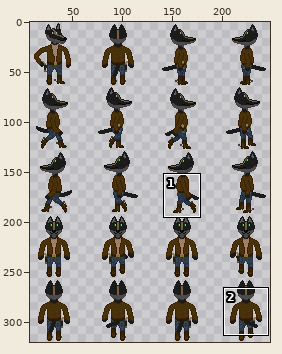
Sprite sheet: textures/character/kalin_spritesheet.png. Above: a wide view before the commit, with the close-up outlined.
Close-up. Before:
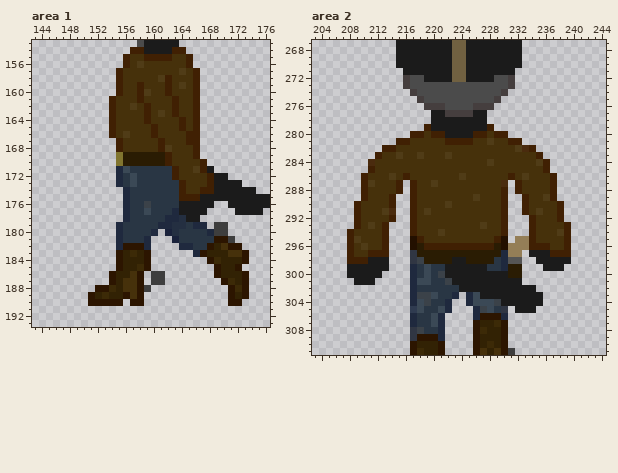
The file is 256x320 pixels. Colours within 5 levels of each other are drawn and written as one. Shown: area 1: x 143..176, y 153..193; area 2: x 203..244, y 267..311. The wide view leaves out empty margins. The commit also changed other parts of the picture, which this record leaves out.
New version:
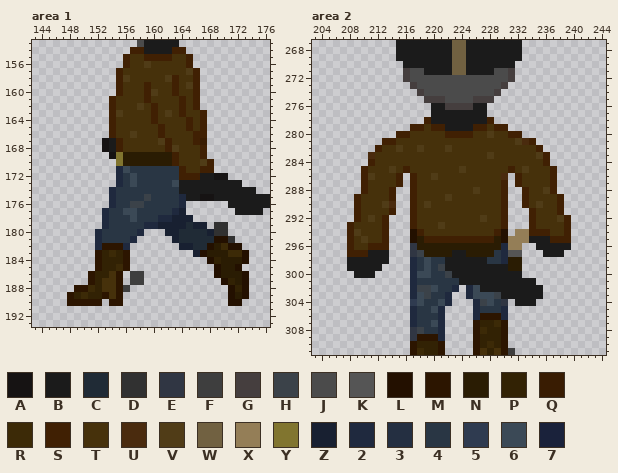
Palette (. is transparent): A #161313  B #1b1b1b  C #202b36  D #313131  E #303643  F #3e3e3e  G #453e3e  H #3b4249  J #4b4b4b  K #555555  L #231000  M #2c1500  N #2a1c03  P #322204  Q #391c02  R #3c2a07  S #402003  T #46310b  U #4a2b0e  V #503c17  W #716141  X #947e57  Y #81752f  Z #182031  2 #1f293e  3 #242f41  4 #293644  5 #2f3b50  6 #3b4956  7 #1a223b
Diff:
Area 1:
y 156: x 158..159 VT -> TV
y 157: x 164..165 VT -> TV
y 158: x 156 T -> V; x 161..163 VST -> TVS
y 159: x 158..159 ST -> TS; x 162..165 STVT -> TSTV
y 160: x 158..160 SVT -> TSV; x 162..163 ST -> TS
y 161: x 158..159 ST -> TS; x 163..164 ST -> TS
y 162: x 157..160 VTST -> TVTS; x 163..164 ST -> TS
y 163: x 155 T -> V; x 159..164 STVTST -> TSTVTS; x 166..167 S. -> TS
y 164: x 159..160 ST -> TS; x 164..167 STS. -> TSTS
y 165: x 160..161 ST -> TS; x 164..167 STS. -> TSTS
y 166: x 156..157 VT -> TV; x 160..161 ST -> TS; x 165 S -> T; x 167 . -> S
y 167: x 153..154 .. -> AB; x 161..162 ST -> VS; x 165 S -> T; x 167 . -> Q
y 168: x 153..154 .. -> AB; x 161..163 SVT -> TSV; x 166..167 S. -> TS
y 169: x 154 . -> A; x 162..163 ST -> NS; x 166..167 S. -> TS
y 170: x 162..163 ST -> NS; x 167..168 S. -> VS
y 171: x 163..164 ST -> 4S; x 166 V -> T; x 168 B -> S
y 172: x 163..170 STTTTSBB -> 4SSSBBAA
y 173: x 163..168 4STTTS -> 6BBBBB
y 174: x 154..156 ..2 -> 244; x 164..168 STTSS -> BBBBB
y 175: x 154..156 ..2 -> 244; x 159 4 -> H; x 164..168 SSSBB -> 2BBAA
y 176: x 154..159 ..244H -> 244HH4; x 164..168 BBBBB -> 2....
y 177: x 153..157 ...24 -> 24466; x 159 6 -> 4; x 164..167 BBBB -> Z...
y 178: x 153..157 ...24 -> 24446; x 161 4 -> 2; x 163..166 23BB -> ZZZ.
y 179: x 153..155 ..2 -> 244; x 159..167 442233422 -> 22ZZZZCZZ; x 169..170 FF -> DD
y 180: x 152..155 ...2 -> 2444; x 158..160 442 -> 2..; x 162..170 7344442FF -> ZZCCCCZDD
y 181: x 152..155 ...2 -> 2444; x 157..159 442 -> 2..; x 163..171 744444MMF -> ZCCCCCLLD
y 182: x 152..159 ...2MMM2 -> 2MMM2...; x 164..172 2244MPTMM -> ZZCCLNRLL
y 183: x 152..159 ...MPRPM -> MPRPM...; x 166..173 2MPPPTTM -> ZLNNNRRL
y 184: x 152..159 ...MPPPM -> MPPPM...; x 168..173 MRPPPM -> LPNNNL
y 185: x 152..159 ...MPPRM -> MPPRM...; x 169..172 MPPM -> LNNL
y 186: x 151..158 ...MPPTM -> MPPTM.FF; x 160..161 FF -> ..; x 169..173 MPPPM -> LNNNL
y 187: x 151..158 ...MPTTM -> MPTTM.FF; x 160..161 FF -> ..; x 170..173 MRPM -> LPNL
y 188: x 149..159 ...MMRPTTMF -> MMRPTTMF...; x 171..173 MRM -> LPL
y 189: x 148..151 ...M -> MPRP; x 153..158 RPPMTM -> MTM...; x 171..173 MPM -> LNL
y 190: x 148..150 ... -> MMM; x 153 M -> .; x 157..158 MM -> ..; x 171..172 MM -> LL
Area 2:
y 270: x 215 B -> .; x 232 B -> .
y 271: x 216..218 BBB -> GJJ; x 229..231 BBB -> JJG
y 272: x 219..228 BBBBWWBBBB -> JJJJJJJJJJ
y 273: x 216..217 GJ -> .G; x 230..231 JG -> G.
y 274: x 217..218 GJ -> .G; x 229..230 JG -> G.
y 275: x 218..221 GJJJ -> .GGG; x 226..229 JJJG -> GGG.
y 276: x 219..228 GGGJJJJGGG -> .BBGGGGBB.
y 277: x 222..225 GGGG -> BBBB
y 278: x 219 . -> S; x 228 . -> S
y 279: x 217..221 ..SBB -> SSTSS; x 226..230 BBS.. -> SSTSS
y 280: x 215..218 ..SS -> SSTT; x 220..232 SSBBBBSSTSS.. -> TTSSSSTTVTTSS
y 281: x 213..216 ..SS -> SSTT; x 222..225 SSSS -> TTTT; x 228 V -> T; x 231..234 SS.. -> TVUS
y 282: x 212..215 .SST -> STTV; x 218 T -> V; x 222 T -> V; x 232..235 VUS. -> TTTS
y 283: x 211..212 .S -> UT; x 215 V -> T; x 218 V -> T; x 222 V -> T; x 228 T -> V; x 235..236 S. -> VS
y 284: x 211 U -> S; x 228 V -> T; x 235 V -> T
y 285: x 210..211 .S -> ST; x 214 T -> V; x 216 T -> S; x 224 T -> V; x 231 T -> S; x 233 T -> V; x 236..237 S. -> TS
y 286: x 211 T -> V; x 214..217 VTST -> TS.S; x 220 T -> V; x 224 V -> T; x 230..233 TSTV -> U.ST
y 287: x 211 V -> T; x 220 V -> T; x 230 U -> S
y 288: x 214..215 TS -> S.; x 226 T -> V; x 232..233 ST -> .S; x 236 T -> V
y 289: x 209..210 .S -> ST; x 222 T -> V; x 226 V -> T; x 236..238 VS. -> TTS
y 290: x 213..214 TS -> VU; x 219 T -> V; x 222 V -> T; x 235 T -> V
y 291: x 213..214 VU -> TS; x 219 V -> T; x 233..235 STV -> .ST
y 292: x 211 T -> V; x 213..214 TS -> S.; x 227 T -> V; x 238..239 S. -> VS
y 293: x 208..209 .S -> ST; x 211 V -> T; x 221 T -> V; x 227 V -> T
y 294: x 209 T -> V; x 217..218 ST -> LS; x 221 V -> T; x 229..230 TS -> SL; x 232..233 .. -> XX; x 235..236 TT -> SS; x 238 V -> T
y 295: x 209..210 VT -> TV; x 218..229 STTTTTTTTTTS -> NSSSSSSSSSSN; x 231 . -> X; x 234..238 STTTT -> BBBSS
y 296: x 210..212 VTT -> TSS; x 217 L -> E; x 219..228 SSSSSSSSSS -> NNNNNNNNNN; x 230 L -> 2; x 233..239 XSSSTTS -> ..BBBBB
y 297: x 209..213 TTSSS -> SSBBB; x 218 N -> H; x 223..224 NN -> BB; x 229 N -> 4; x 231..232 XX -> KK; x 234..235 BB -> ..; x 237..239 SSS -> BB.
y 298: x 208..210 SSS -> BBB; x 217..222 EHNNNN -> 24644B; x 225..228 NNNN -> BBB4; x 231..232 KK -> NN; x 235..239 BBBBB -> .....
y 299: x 213 B -> .; x 221 4 -> H; x 228..230 442 -> BBB; x 236..238 BBB -> ...
y 300: x 208 B -> .; x 212 B -> .; x 218 4 -> 6; x 221..222 HB -> 4H; x 231..232 NN -> BB
y 301: x 209..211 BBB -> ...; x 218..219 66 -> 44; x 222..223 HB -> 44; x 233..234 .. -> BB
y 302: x 218..220 444 -> HH6; x 223..226 4BBB -> 2.26; x 235 . -> B
y 303: x 218 H -> 6; x 220 6 -> 4; x 222..223 42 -> 2.; x 227..229 BBB -> 66H
y 304: x 217 2 -> 5; x 219 H -> 4; x 221 4 -> 6; x 225..227 266 -> .2H; x 229..231 HBB -> 4E.; x 235 B -> .
y 305: x 217..218 56 -> 24; x 220..222 462 -> 62.; x 227..228 H6 -> 44; x 230 E -> 2; x 232..234 BBB -> ...
y 306: x 220 6 -> 4
Boxes around the changes in both close-ups, in picture pixels (x1, y1, x2, y2):
changed: (67, 61, 249, 306)
changed: (347, 61, 571, 320)
